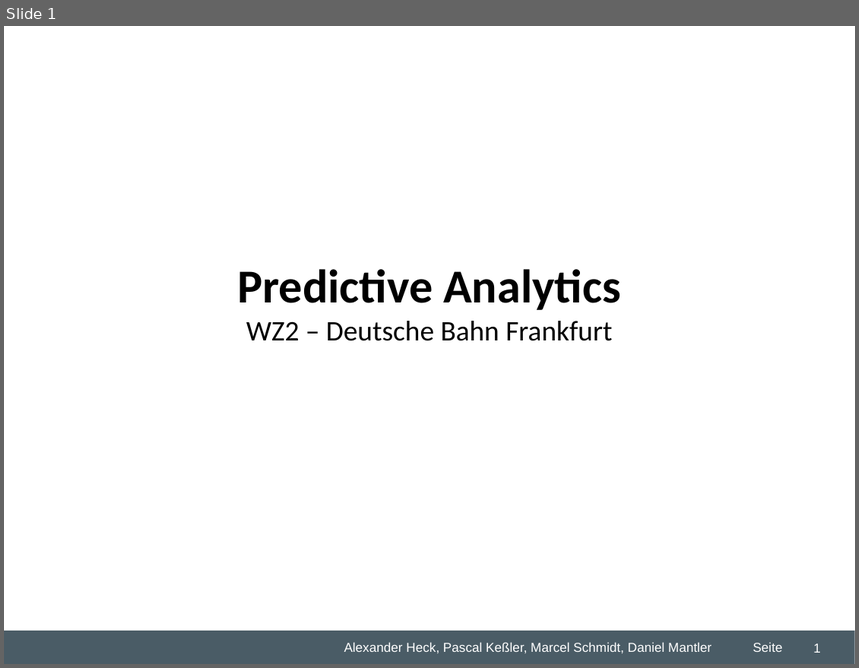
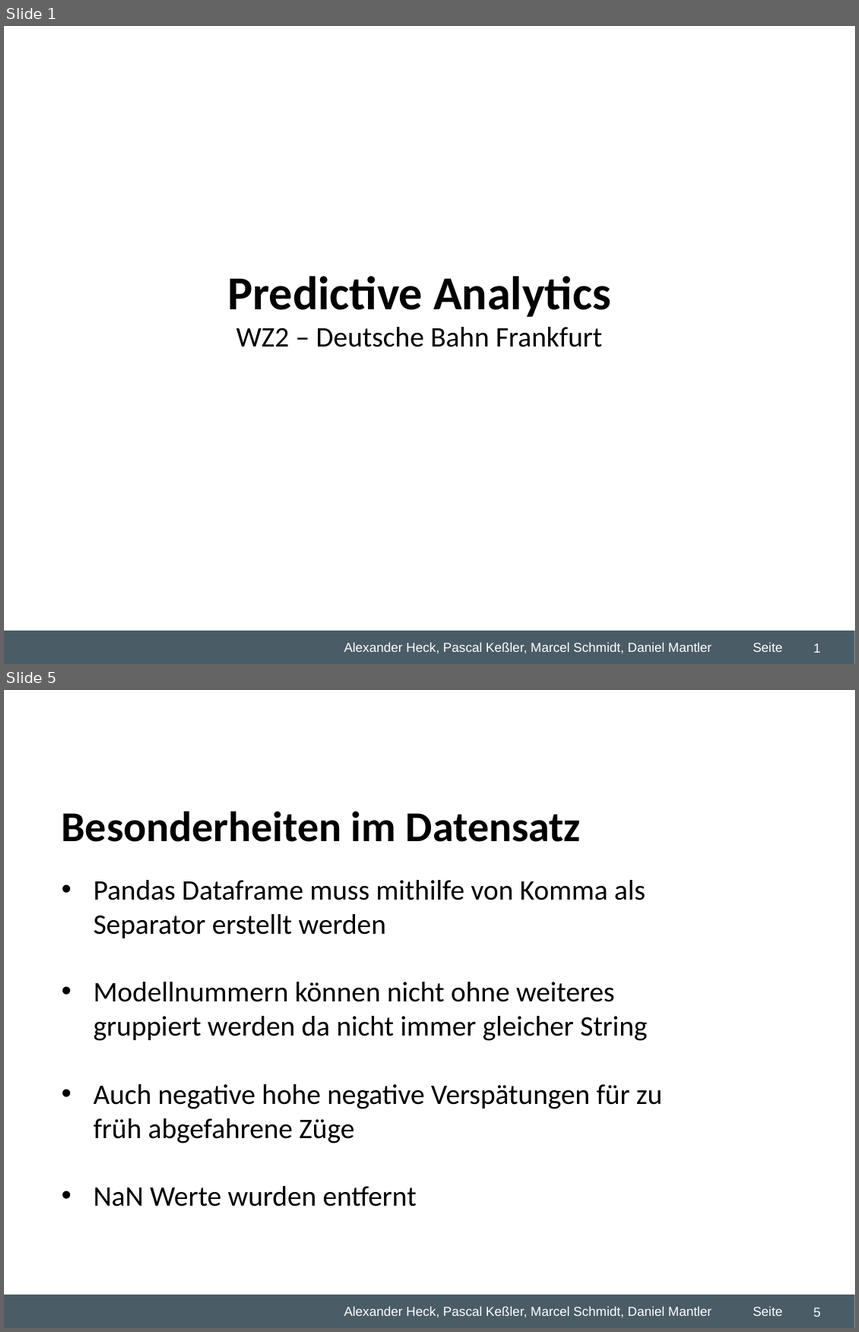
Before and after one commit to dmntlr/predictiveproject, a slide deck: Desktop/Studium/5. Semester/Predictive Analytics/Gruppenarbeit/WZ2 Predicitve Analytics Übung.ppt. Shown one above the other, each under a label of ours: slide 1 before the commit, slides 1 and 5 after it; the slides between them are not shown. The pictures are 859x668 and 859x1332 pixels, drawn with LibreOffice and Linux fonts; fonts in the diff are those of the drawing; background and template pictures are left out. Boxes give left, top, right and bottom in pixels: in the first picture for what was removed or moved away, otherwise in the second. Text is boxed around its words. In the diff, an @@ line names an element or a change of style, - is before the commit and + after.

```diff
--- a/Desktop/Studium/5. Semester/Predictive Analytics/Gruppenarbeit/WZ2 Predicitve Analytics Übung.ppt
+++ b/Desktop/Studium/5. Semester/Predictive Analytics/Gruppenarbeit/WZ2 Predicitve Analytics Übung.ppt
@@ slide 5 added at (4, 690, 855, 1328), background #FFFFFF; not listed: 5 template elements that a slide beside it also shows @@
@@ text added at (62, 811, 581, 842), 36 pt, text #000000, bold @@
+Besonderheiten im Datensatz
@@ text added at (94, 880, 662, 1207), 24 pt, text #000000 @@
+• Pandas Dataframe muss mithilfe von Komma als Separator erstellt werden
+• Modellnummern können nicht ohne weiteres gruppiert werden da nicht immer gleicher String
+• Auch negative hohe negative Verspätungen für zu früh abgefahrene Züge
+• NaN Werte wurden entfernt
@@ page number added at (813, 1308, 821, 1317), 11 pt, text #FFFFFF @@
+5
@@ slide 1 changed as well @@
@@ text "Predictive Analytics": place and size @@
-text "Predictive Analytics" at (238, 269, 621, 341)
+text "Predictive Analytics" at (227, 276, 611, 347)
```
Also in this commit, not shown: 5 other slides added, 2 slides removed, 2 other files.
